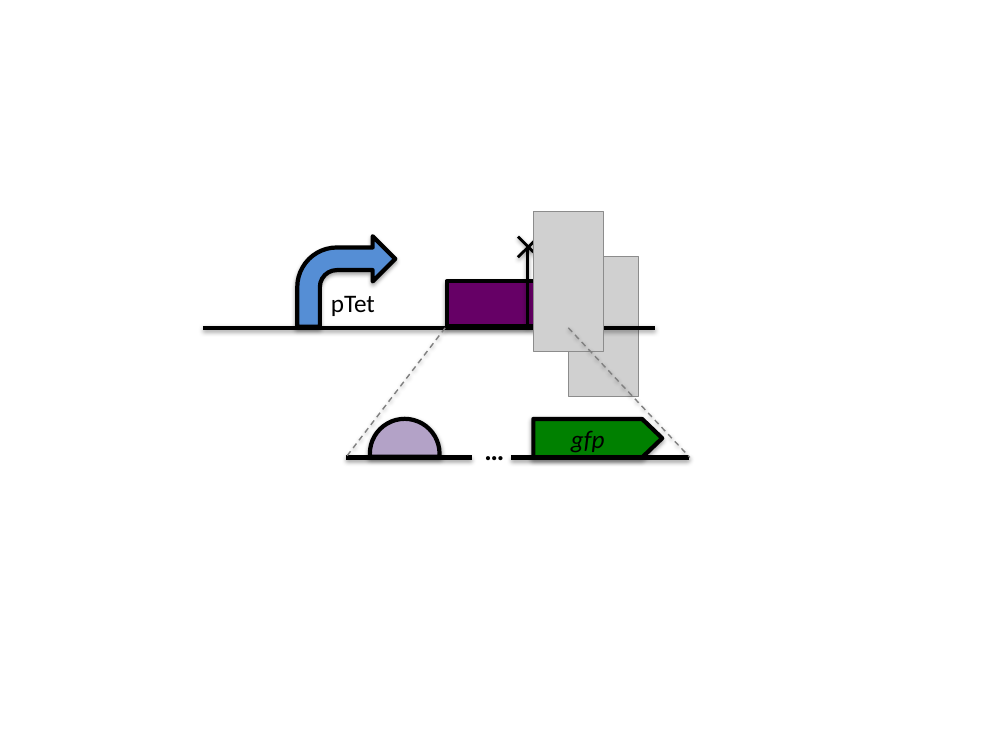
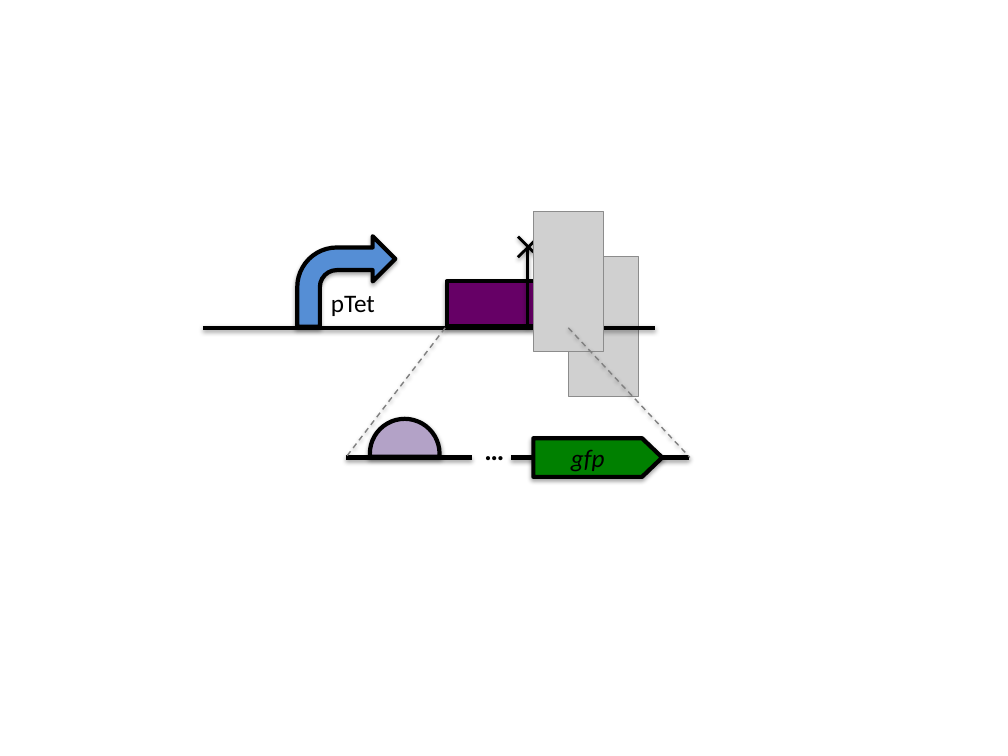
Before and after one commit to SynBioDex/SBOL-visual, a slide deck: slide 8 of specification/imgsrc/examples.pptx. Drawn at 1008x756 pixels with LibreOffice and Linux fonts; fonts in the diff are those of the drawing; grey boxes stand for pictures. Boxes give left, top, right and bottom in pixels: in the first picture for what was removed or moved away, otherwise in the second. Text is boxed around its words. In the diff, an @@ line names an element or a change of style, - is before the commit and + after.

```diff
--- a/specification/imgsrc/examples.pptx
+++ b/specification/imgsrc/examples.pptx
@@ right arrow "gfp" moved from (x1=533, y1=419, x2=662, y2=458) to (x1=533, y1=438, x2=662, y2=477) @@
```
Also in this commit, not shown: 3 other slides changed, 1 slide added, 1 slide removed, 10 other files.
